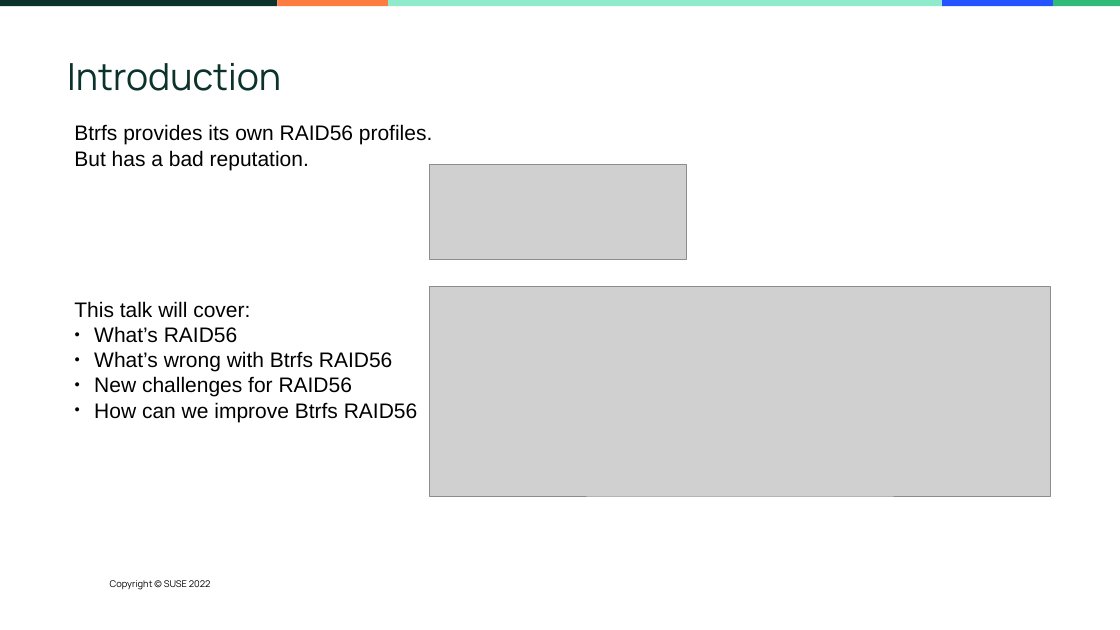
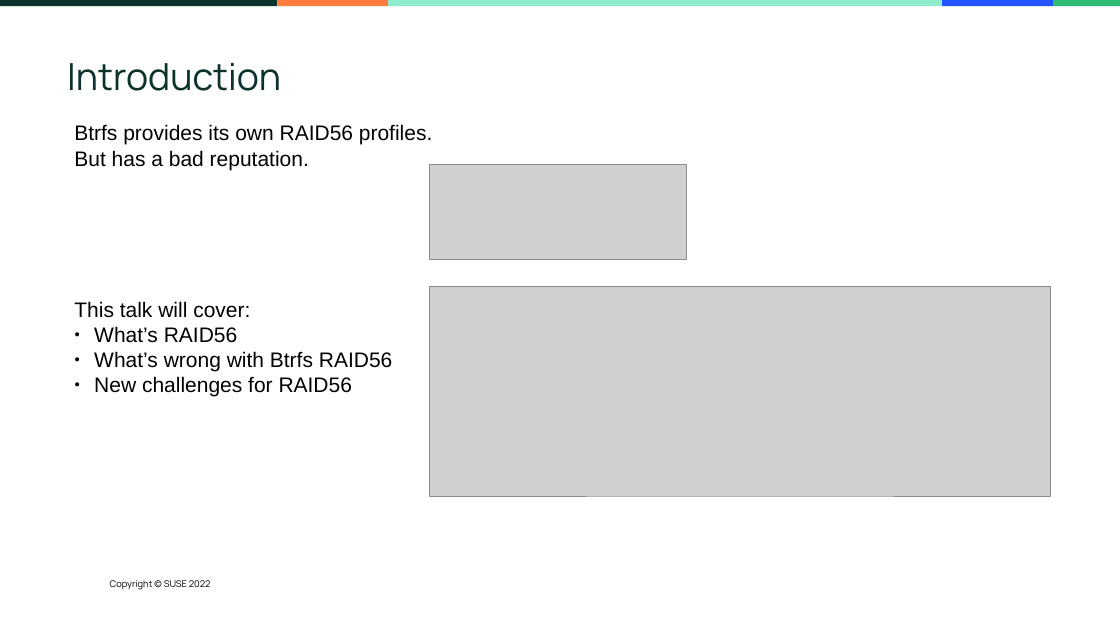
Before and after one commit to adam900710/btrfs_talk, a slide deck: slide 2 of RAID56.odp. Drawn at 1120x630 pixels with LibreOffice and Linux fonts; fonts in the diff are those of the drawing; grey boxes stand for pictures; background and template pictures are left out. Boxes give left, top, right and bottom in pixels: in the first picture for what was removed or moved away, otherwise in the second. Text is boxed around its words. In the diff, an @@ line names an element or a change of style, - is before the commit and + after.

Commit message:
rai56: update the slides to use examples representing btrfs RAID56

```diff
--- a/RAID56.odp
+++ b/RAID56.odp
@@ text at [94, 402, 417, 422]: paragraph removed @@
-● How can we improve Btrfs RAID56
```
Also in this commit, not shown: 7 other slides changed.
